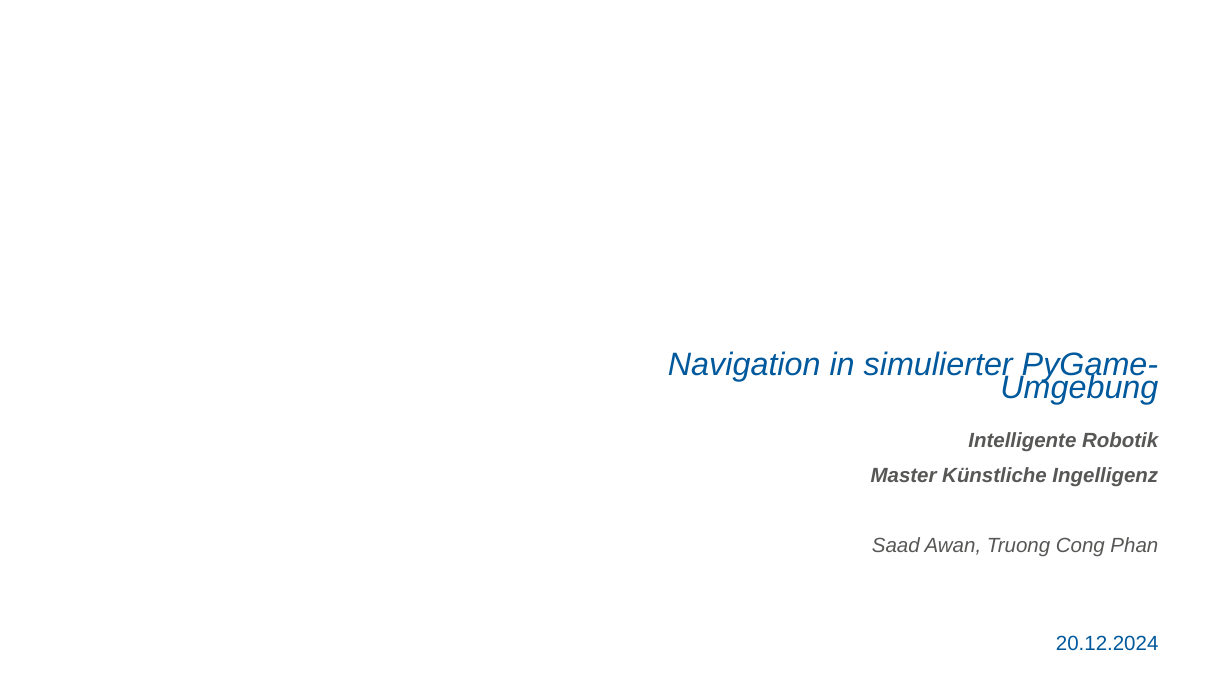
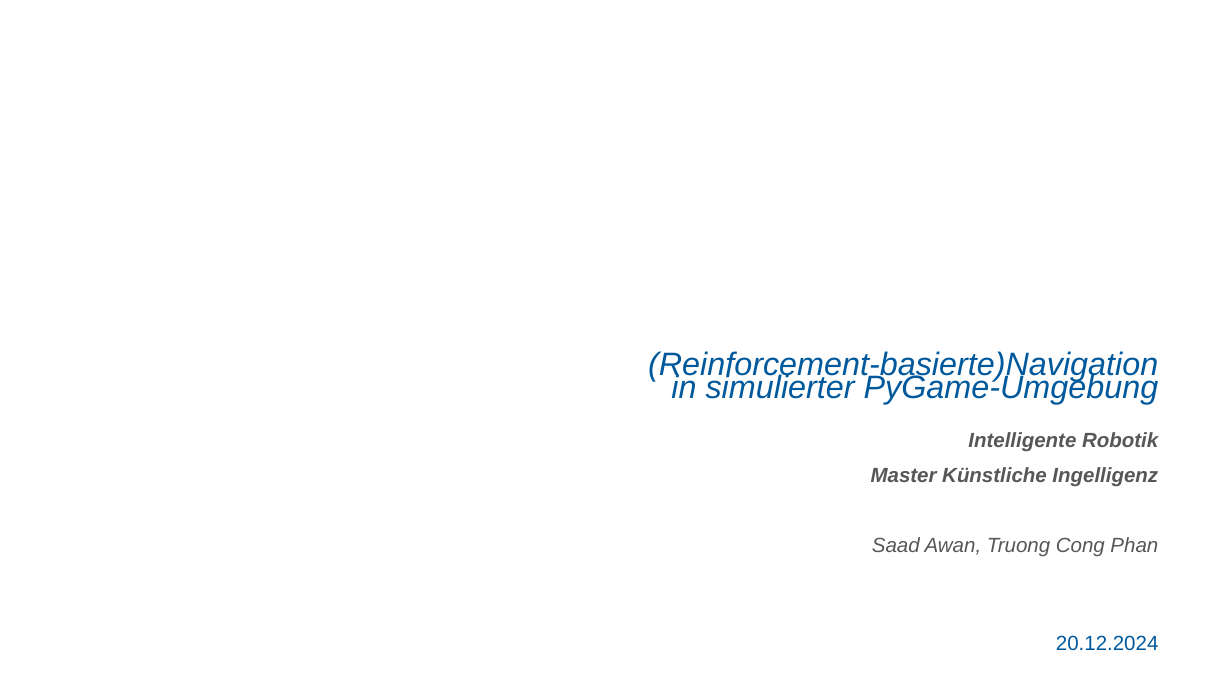
Before and after one commit to saadAw/introb, a slide deck: slide 1 of presentation/intelligente_robotik.pptx. Drawn at 1232x693 pixels with LibreOffice and Linux fonts; fonts in the diff are those of the drawing; background and template pictures are left out. Boxes give left, top, right and bottom in pixels: in the first picture for what was removed or moved away, otherwise in the second. Text is boxed around its words. In the diff, an @@ line names an element or a change of style, - is before the commit and + after.

Commit message:
Add: Presentation

```diff
--- a/presentation/intelligente_robotik.pptx
+++ b/presentation/intelligente_robotik.pptx
@@ subtitle at bbox=[648, 351, 1159, 404]: text changed @@
-Navigation in simulierter PyGame-Umgebung
+(Reinforcement-basierte)Navigation in simulierter PyGame-Umgebung
```
Also in this commit, not shown: 13 slides added, 3 slides removed, 2 other files.
